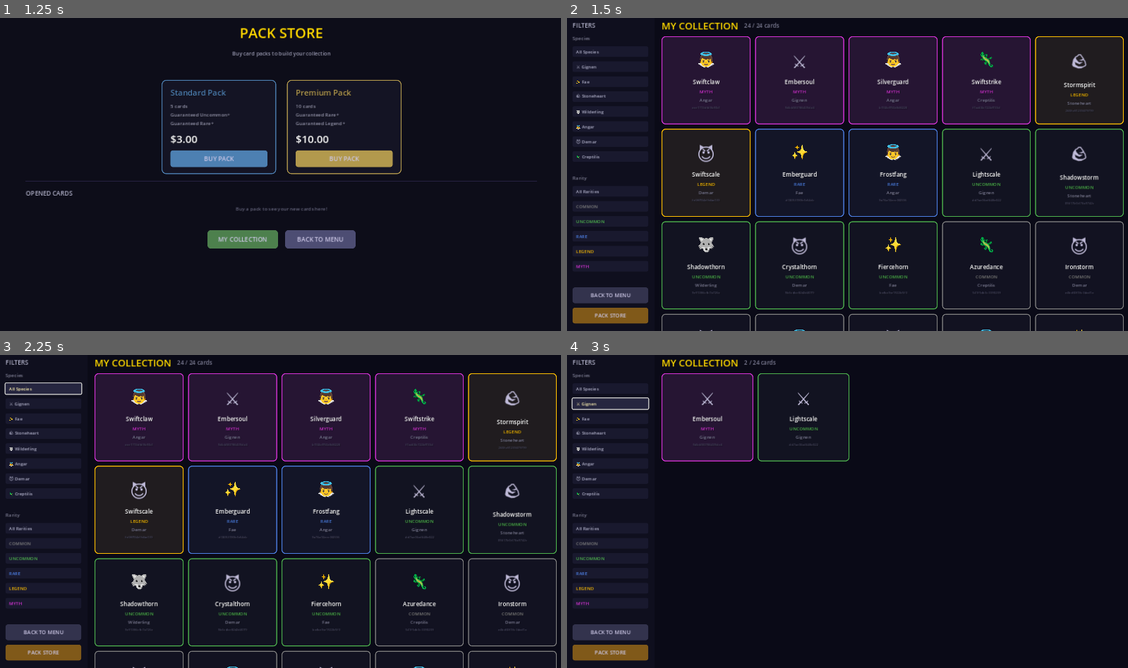
Above: before the commit, frames 1-4 (two rows, left to right).
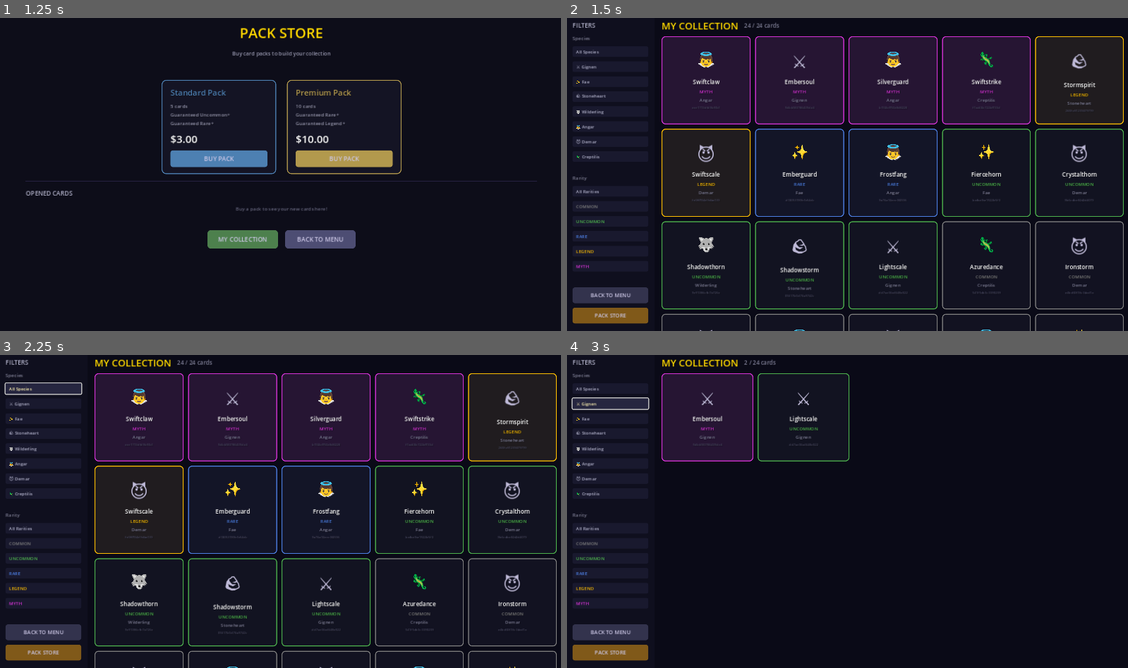
Above: after the commit, the same moments.

Repository: look-itsaxiom/summoners-grid
Game: Godot game, scene res://scenes/menu.tscn
The game is run twice, just before and just after one commit, with the same random seed, the same clock (stepped at 60 frames per second) and the same inputs.
Inputs:
- Up to frame 1 (1.25 s): click "Pack Store" at 0.5 s
- Up to frame 2 (1.5 s): click "MY COLLECTION" at 1.25 s
- Up to frame 3 (2.25 s): click "All Species" at 2 s
- Up to frame 4 (3 s): click "⚔️ Gignen" at 2.75 s

Frame 1 is identical in both runs. In frame 2, 1.0% of the frame differs, in the area x 37-95%, y 40-89%; in frame 3, 1.0%; in frame 4, nothing differs.

Commit message:
feat: persistent card storage — cards survive between sessions
CardStorage autoload saves/loads card collection to user:// JSON.
- Pack store writes opened cards to CardStorage
- Collection screen reads from CardStorage (not demo data)
- Tracks: card data, acquired timestamp, source (pack type)
- Pack history with timestamps
- Rarity and species breakdown helpers

Full loop: Buy Pack → Open Cards → Saved to Disk → Collection
shows real owned cards on next launch.

Co-Authored-By: Claude Opus 4.6 (1M context) <noreply@anthropic.com>

Diff:
--- a/godot/project.godot
+++ b/godot/project.godot
@@ -11,6 +11,12 @@
 config/features=PackedStringArray("4.3")
 
 [autoload]
+
+
+
+
+
+
 
 
 
@@ -61,6 +67,8 @@
 
 ApiClient="*res://scripts/engine/api_client.gd"
 
+CardStorage="*res://scripts/engine/card_storage.gd"
+
 BGM="*res://scripts/engine/bgm.gd"
 
 
--- /dev/null
+++ b/godot/scripts/engine/card_storage.gd
@@ -0,0 +1,114 @@
+extends Node
+## Persistent card storage — saves/loads player's card collection.
+## Uses user:// for local persistence. Will sync to server when online.
+
+const SAVE_PATH := "user://card_collection.json"
+
+var _collection: Array = []  # Array of card dictionaries
+var _pack_history: Array = []  # Array of { timestamp, pack_type, card_count }
+
+
+func _ready() -> void:
+	load_collection()
+
+
+## Get all owned cards.
+func get_cards() -> Array:
+	return _collection
+
+
+## Get card count.
+func get_card_count() -> int:
+	return _collection.size()
+
+
+## Get cards filtered by criteria.
+func get_filtered(species: String = "", rarity: String = "") -> Array:
+	var result: Array = []
+	for card in _collection:
+		if species != "" and card.get("species", "") != species:
+			continue
+		if rarity != "" and card.get("rarity", "") != rarity:
+			continue
+		result.append(card)
+	return result
+
+
+## Add cards from a pack opening.
+func add_pack(cards: Array, pack_type: String) -> void:
+	for card in cards:
+		card["acquired_at"] = Time.get_datetime_string_from_system()
+		card["source"] = "pack_%s" % pack_type
+		_collection.append(card)
+
+	_pack_history.append({
+		"timestamp": Time.get_datetime_string_from_system(),
+		"pack_type": pack_type,
+		"card_count": cards.size(),
+	})
+
+	save_collection()
+
+
+## Get pack opening history.
+func get_pack_history() -> Array:
+	return _pack_history
+
+
+## Get rarity breakdown.
+func get_rarity_counts() -> Dictionary:
+	var counts := {}
+	for card in _collection:
+		var r: String = card.get("rarity", "common")
+		counts[r] = counts.get(r, 0) + 1
+	return counts
+
+
+## Get species breakdown.
+func get_species_counts() -> Dictionary:
+	var counts := {}
+	for card in _collection:
+		var s: String = card.get("species", "unknown")
+		counts[s] = counts.get(s, 0) + 1
+	return counts
+
+
+## Save collection to disk.
+func save_collection() -> void:
+	var data := {
+		"version": 1,
+		"collection": _collection,
+		"pack_history": _pack_history,
+		"saved_at": Time.get_datetime_string_from_system(),
+	}
+
+	var json := JSON.stringify(data, "\t")
+	var file := FileAccess.open(SAVE_PATH, FileAccess.WRITE)
+	if file == null:
+		push_error("CardStorage: Failed to save: %s" % FileAccess.get_open_error())
+		return
+	file.store_string(json)
+	file.close()
+
+
+## Load collection from disk.
+func load_collection() -> void:
+	if not FileAccess.file_exists(SAVE_PATH):
+		_collection = []
+		_pack_history = []
+		return
+
+	var file := FileAccess.open(SAVE_PATH, FileAccess.READ)
+	if file == null:
+		return
+	var json_text := file.get_as_text()
+	file.close()
+
+	var parsed = JSON.parse_string(json_text)
+	if parsed == null or not parsed is Dictionary:
+		push_error("CardStorage: Failed to parse save file.")
+		return
+
+	var data: Dictionary = parsed
+	_collection = data.get("collection", [])
+	_pack_history = data.get("pack_history", [])
--- a/godot/scripts/ui/collection.gd
+++ b/godot/scripts/ui/collection.gd
@@ -28,15 +28,18 @@
 
 
 func _ready() -> void:
-	# Load collection from ApiClient or generate demo cards
-	var api = get_node_or_null("/root/ApiClient")
-	if api and api._last_pack_data.has("cards"):
-		# If coming from pack opening, show those cards
-		pass
-
-	# For demo: generate a collection of 20 cards
+	# Load collection from persistent storage
+	var storage = get_node_or_null("/root/CardStorage")
+	if storage:
+		_cards = storage.get_cards()
+
+	# If empty (first launch), show demo collection
 	if _cards.is_empty():
 		_cards = _generate_demo_collection()
+
+	# Sort by rarity (rarest first)
+	var rarity_order := {"myth": 0, "legend": 1, "rare": 2, "uncommon": 3, "common": 4}
+	_cards.sort_custom(func(a, b): return rarity_order.get(a.get("rarity", "common"), 9) < rarity_order.get(b.get("rarity", "common"), 9))
 
 	_filtered = _cards.duplicate()
 	_build_ui()
--- a/godot/scripts/ui/pack_store.gd
+++ b/godot/scripts/ui/pack_store.gd
@@ -190,6 +190,10 @@
 	# Generate cards locally (offline mode — no server needed)
 	var pack_size: int = 10 if pack_type == "premium" else 5
 	var cards: Array = _generate_local_pack(pack_size)
+
+	# Save cards to persistent storage
+	var storage = get_node("/root/CardStorage")
+	storage.add_pack(cards, pack_type)
 
 	# Store pack data in ApiClient for the opening scene to read
 	_api.set("_last_pack_data", {
